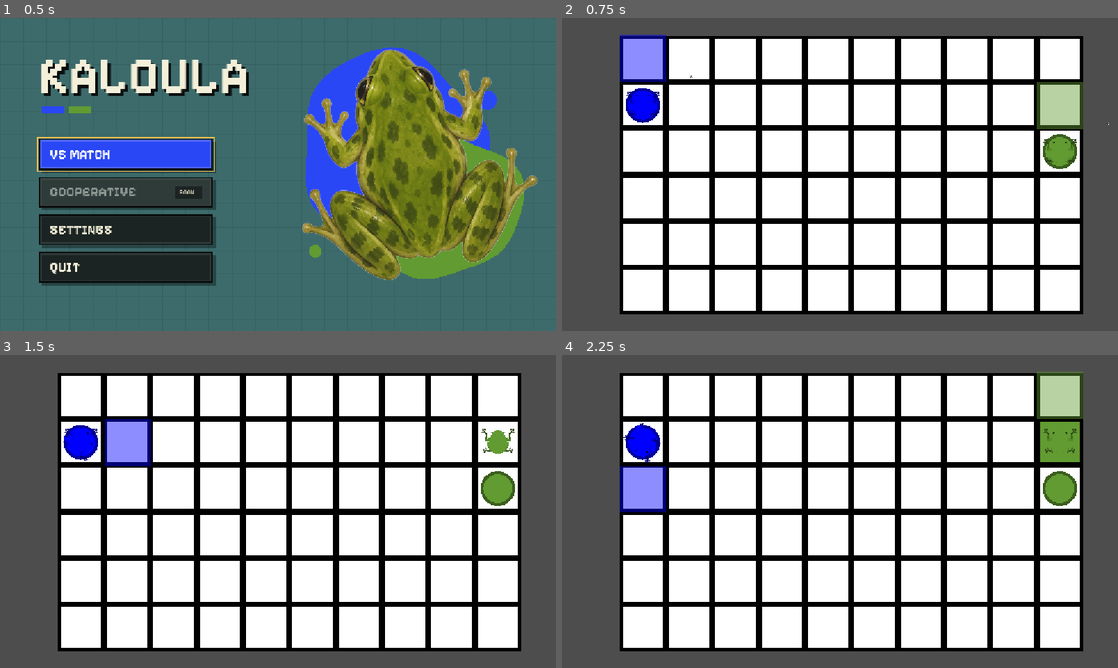
Above: before the commit, frames 1-4 (two rows, left to right).
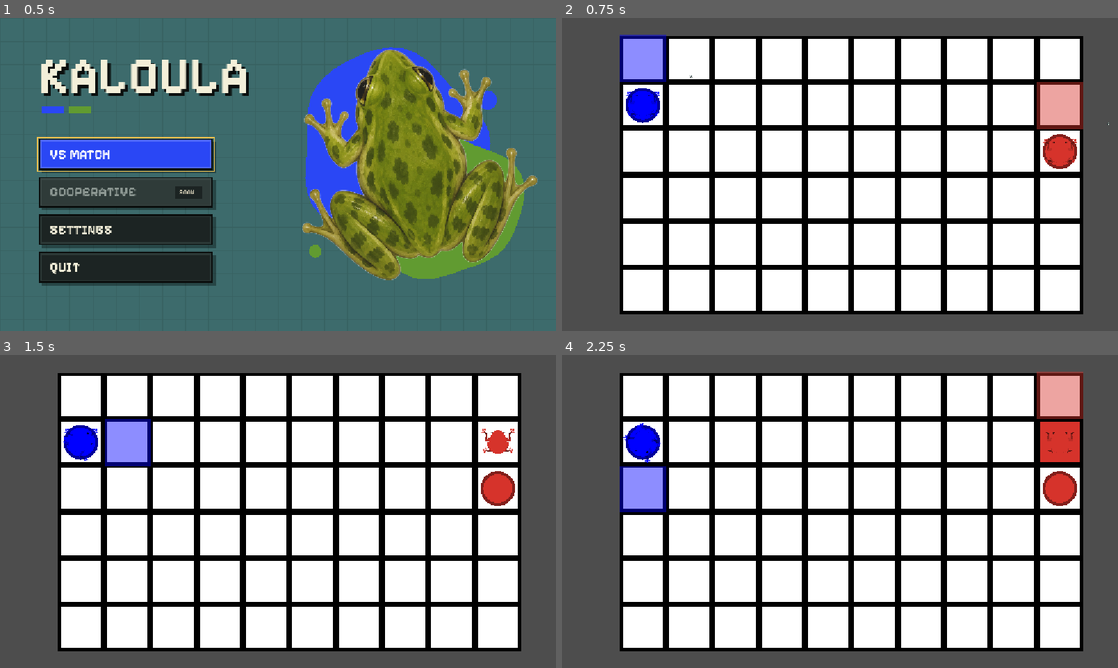
Above: after the commit, the same moments.

Repository: Jasp137/kaloula
Game: Godot game, scene res://scenes/menu/main_menu.tscn
Two runs of this game, one before a commit and one after it. Both use one fixed random seed, a clock stepped at 60 frames per second and the inputs below.
Inputs:
- Up to frame 1 (0.5 s): no input
- Up to frame 2 (0.75 s): click "VS MATCH" at 0.5 s
- Up to frame 3 (1.5 s): tap Enter at 1.25 s; hold D (turn_right) from 1.28 s (still down)
- Up to frame 4 (2.25 s): tap S (decrease_jump_distance) at 1.52 s; release D (turn_right) at 2.03 s; hold A (turn_left) from 2.03 s (still down)

Frame 1 is identical in both runs. In frame 2, 1.9% of the frame differs, in the area x 11-94%, y 20-49%; in frame 3, 0.8%; in frame 4, 2.8%, in the area x 11-94%, y 5-49%.

Commit message:
Blue vs red teams with green frogs and team-coloured toes
- Player 2 is now the red team (was green); player 1 stays blue.
- Frog.base_color: the frog's own green, shown when it has no paint left
  (player 2's is a darker green than player 1's).
- Frog.paint_left: kept up to date by GameLogic (every budget change goes
  through _set_paint); at 0 the body turns back to base_color.
- A frog's toes always show its team colour (its starting colour),
  whatever paint it carries, e.g. after being stomped.
- GameLogic.get_paint_left(player_id) for UI.

Co-Authored-By: Claude Opus 5.5 <noreply@anthropic.com>
Claude-Session: https://claude.ai/code/session_01NwJUmPYu1kZEJfoB7r212R

Diff:
--- a/client/kaloula/scenes/frog/frog.gd
+++ b/client/kaloula/scenes/frog/frog.gd
@@ -2,9 +2,17 @@
 class_name Frog
 
 @export var jump_distance: float = 40;
+## The paint colour the frog carries (it paints tiles with it). The colour it
+## starts with is its team colour: its toes keep that colour for the whole game.
 @export var color: Color = Color.BLUE:
 	set(value):
 		color = value
+		if is_node_ready():
+			_apply_color()
+## Body colour when the frog has no paint left.
+@export var base_color: Color = Color("6aab3f"):
+	set(value):
+		base_color = value
 		if is_node_ready():
 			_apply_color()
 @export var rotation_speed: float = 6.0;
@@ -14,6 +22,16 @@
 
 @onready var rig: FrogRig = $Rig;
 @onready var jump_highlight: Polygon2D = $JumpHighlight
+
+## Paint the frog has left (the game logic keeps this up to date). At 0 the
+## frog's body turns back to `base_color`.
+var paint_left: int = 1:
+	set(value):
+		paint_left = value
+		if is_node_ready():
+			_apply_color()
+## The frog's team colour (its starting `color`); used for its toes.
+var team_color: Color
 
 var _time_since_last_jump = 0;
 var _hopping := false
@@ -30,6 +48,7 @@
 # Called when the node enters the scene tree for the first time.
 func _ready() -> void:
 	assert(map != null, "Frog needs its map export set")
+	team_color = color
 	jump_highlight.modulate = color
 	_apply_color()
 	rig.jump_duration = jump_duration
@@ -37,7 +56,11 @@
 
 
 func _apply_color() -> void:
-	rig.palette = FrogPalette.from_color(color)
+	var palette := FrogPalette.from_color(color if paint_left > 0 else base_color)
+	palette.toes = team_color
+	palette.toe_pads = team_color
+	palette.derive_belly_colors()  # belly-up toe tips follow the toes too
+	rig.palette = palette
 
 
 # Called every frame. 'delta' is the elapsed time since the previous frame.
--- a/client/kaloula/scenes/game.tscn
+++ b/client/kaloula/scenes/game.tscn
@@ -28,7 +28,8 @@
 
 [node name="Frog2" parent="World" unique_id=673154137 node_paths=PackedStringArray("map") instance=ExtResource("3_lbhrr")]
 position = Vector2(272, 48)
-color = Color(0.38051757, 0.6086238, 0.19310415, 1)
+color = Color(0.84, 0.2, 0.17, 1)
+base_color = Color(0.29, 0.5, 0.18, 1)
 map = NodePath("../TileMapLayer")
 jump_duration = 0.5
 
--- a/client/kaloula/scripts/logic/game_logic.gd
+++ b/client/kaloula/scripts/logic/game_logic.gd
@@ -22,7 +22,7 @@
 	for player_id in frogs:
 		var frog := frogs[player_id]
 		assert(frog != null, "GameLogic's frogs export has no frog for player %d" % player_id)
-		_paint_budgets[player_id] = paint_budget
+		_set_paint(player_id, paint_budget)
 		frog.jumped.connect(_on_frog_jumped.bind(player_id))
 		_place_pool(player_id, pool_cells[player_id], frog.color)
 		_player_colors[player_id] = frog.color
@@ -47,14 +47,25 @@
 	for other_id in get_players_on(cell):
 		if other_id != player_id:
 			frogs[other_id].color = frogs[player_id].color
-			_paint_budgets[other_id] = 10_000
+			_set_paint(other_id, 10_000)
 	var pool: PaintPool = _pool_cells.get(cell)
 	if pool != null:
-		_paint_budgets[player_id] = paint_budget
+		_set_paint(player_id, paint_budget)
 		frogs[player_id].color = pool.color
 		return
 	if _paint_budgets[player_id] > 0 and map.paint_cell(cell, frogs[player_id].color):
-		_paint_budgets[player_id] -= 1
+		_set_paint(player_id, _paint_budgets[player_id] - 1)
+
+
+## Every paint budget change goes through here so the frog knows how much paint
+## it has (it turns back to its base green at 0).
+func _set_paint(player_id: int, amount: int) -> void:
+	_paint_budgets[player_id] = amount
+	frogs[player_id].paint_left = amount
+
+
+func get_paint_left(player_id: int) -> int:
+	return _paint_budgets.get(player_id, 0)
 
 
 func get_players_on(cell: Vector2i) -> Array[int]:
